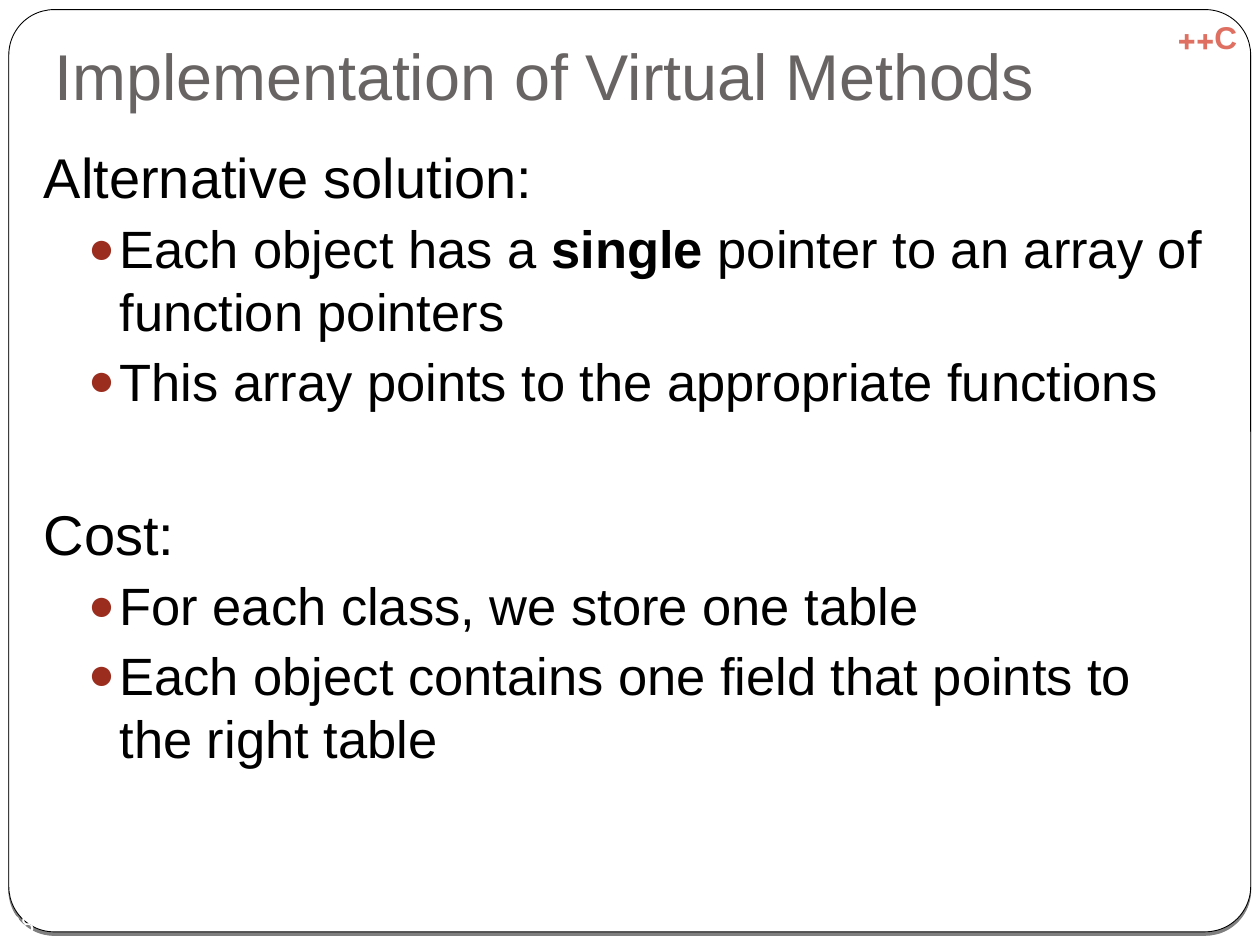
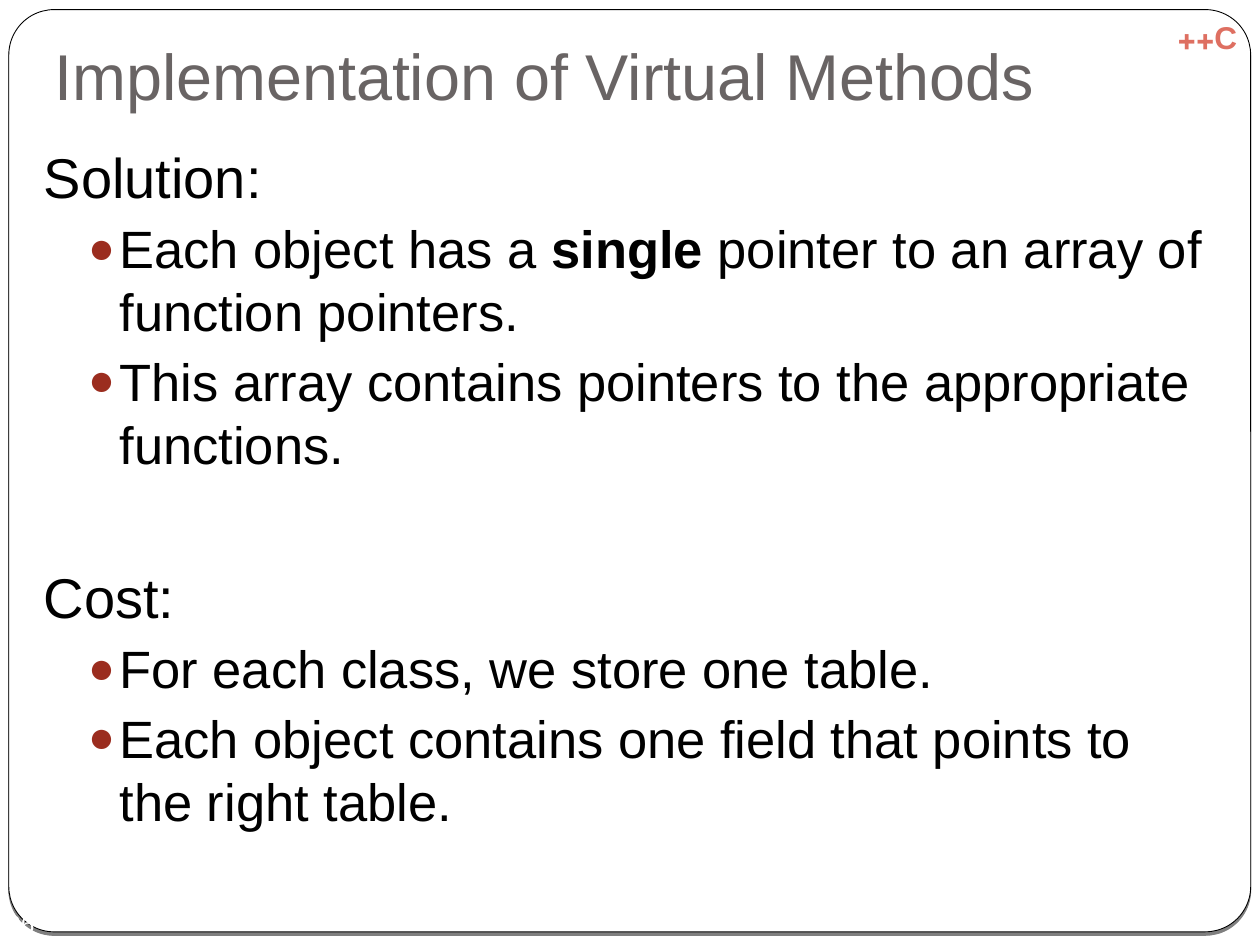
Before and after one commit to cpp-at-ariel/cpp-5779, a slide deck: slide 26 of 06-inheritance/slides-virtual.odp (slide 28 before the commit). Drawn at 1260x945 pixels with LibreOffice and Linux fonts; fonts in the diff are those of the drawing. Boxes give left, top, right and bottom in pixels: in the first picture for what was removed or moved away, otherwise in the second. Text is boxed around its words. In the diff, an @@ line names an element or a change of style, - is before the commit and + after.

```diff
--- a/06-inheritance/slides-virtual.odp
+++ b/06-inheritance/slides-virtual.odp
@@ text at (x1=44, y1=157, x2=1202, y2=465): text changed @@
-Alternative solution:
-  ● Each object has a single pointer to an array of function pointers
-  ● This array points to the appropriate functions
+Solution:
+  ● Each object has a single pointer to an array of function pointers.
+  ● This array contains pointers to the appropriate functions.
@@ text at (x1=120, y1=650, x2=1131, y2=832): text changed @@
-  ● For each class, we store one table
-  ● Each object contains one field that points to the right table
+  ● For each class, we store one table.
+  ● Each object contains one field that points to the right table.
@@ page number at (x1=7, y1=914, x2=34, y2=931): text changed @@
-28
+26
```
Also in this commit, not shown: 18 other slides changed, 1 slide added, 2 slides removed, 3 other files.
